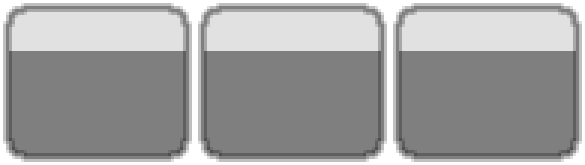
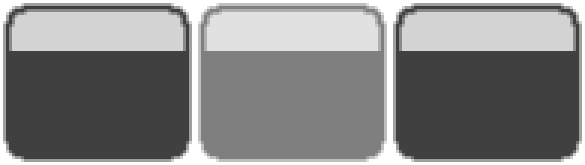
Layered file, before and after one edit (585 x 165). Changes by layer:
"Layer Group copy #1": opacity 100% → 75% over left=393, top=3, right=582, bottom=162
"onmap_unit_counter.dds #2": opacity 50% → 100% over left=393, top=3, right=582, bottom=162
"org/str #2": opacity 50% → 100% over left=399, top=9, right=576, bottom=51
"unitcounter #2": opacity 50% → 100% over left=399, top=51, right=576, bottom=156
"Layer Group copy": opacity 100% → 50% over left=204, top=9, right=381, bottom=156
"onmap_unit_counter.dds #1": opacity 50% → 100% over left=204, top=9, right=381, bottom=156
"org/str #1": opacity 50% → 100% over left=204, top=9, right=381, bottom=51
"unitcounter #1": opacity 50% → 100% over left=204, top=51, right=381, bottom=156
"Layer Group": opacity 100% → 75% over left=3, top=3, right=192, bottom=162
"onmap_unit_counter.dds": opacity 50% → 100% over left=3, top=3, right=192, bottom=162
"org/str": opacity 50% → 100% over left=9, top=9, right=186, bottom=51
"unitcounter": opacity 50% → 100% over left=9, top=51, right=186, bottom=156
